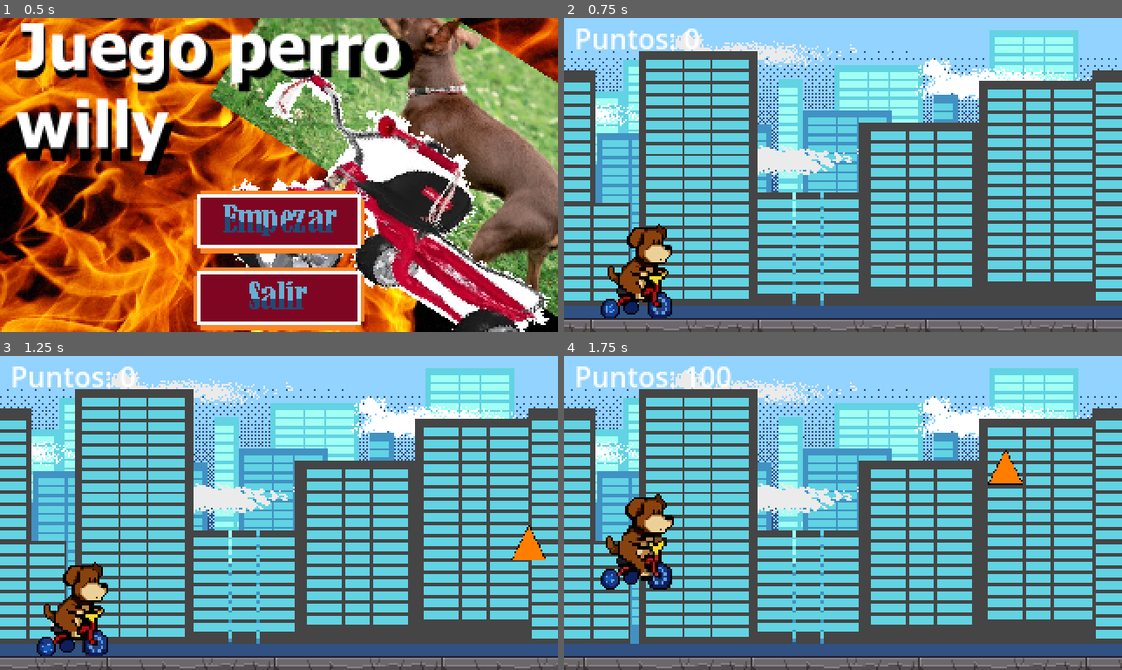
Above: before the commit, frames 1-4 (two rows, left to right).
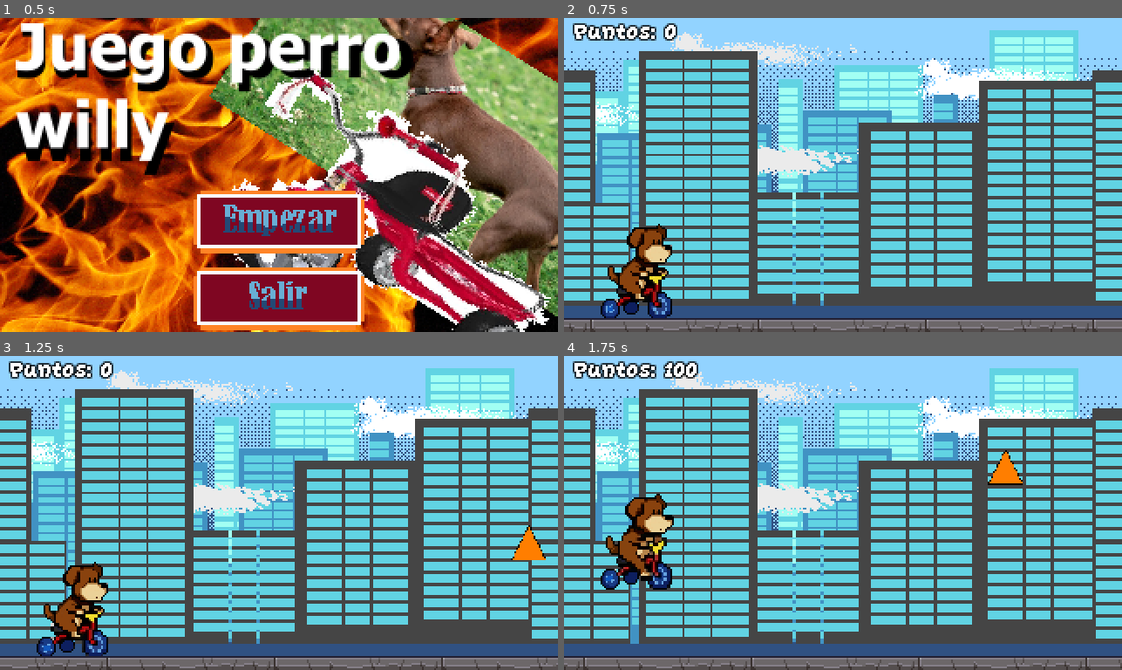
Above: after the commit, the same moments.

Repository: agusgonz/sideproject-gamejam
Game: Godot game, scene res://UI/MenuInicio.tscn
Same seed, same stepped clock (60 frames per second), same inputs: the game is played once before the commit and once after it.
Inputs (mouse positions are in pixels of both pictures, inside the frame that each line leads up to):
- Up to frame 1 (0.5 s): no input
- Up to frame 2 (0.75 s): click (843, 222) at 0.5 s
- Up to frame 3 (1.25 s): no input
- Up to frame 4 (1.75 s): tap Down (crouch) at 1.35 s; tap Space (jump) at 1.52 s

Frame 1 is identical in both runs. In frame 2, 1.1% of the frame differs, in the area x 1-25%, y 1-10%; in frame 3, 1.1%; in frame 4, 1.4%, in the area x 1-30%, y 1-10%.

Commit message:
finished ui

Diff:
--- a/UI/MenuGameOver.tscn
+++ b/UI/MenuGameOver.tscn
@@ -1,6 +1,10 @@
 [gd_scene format=3 uid="uid://07qkgw2vte2n"]
 
 [ext_resource type="Script" uid="uid://bnjobuurgok6d" path="res://UI/menu_game_over.gd" id="1_ivttt"]
+[ext_resource type="Texture2D" uid="uid://braf7bv2fjsys" path="res://art/ui/Reintentar Normalito.png" id="2_tti0j"]
+[ext_resource type="Texture2D" uid="uid://frgwko8p2m3q" path="res://art/ui/Reintentar Señalado.png" id="3_pb4em"]
+[ext_resource type="Texture2D" uid="uid://bie644ehvdhbe" path="res://art/ui/Salir Normalito.png" id="4_q1w4q"]
+[ext_resource type="Texture2D" uid="uid://cajspln2d43vs" path="res://art/ui/Salir Señalado yippee.png" id="5_i0558"]
 
 [node name="MenuGameOver" type="Control" unique_id=264812102]
 layout_mode = 3
@@ -42,15 +46,21 @@
 
 [node name="LabelPuntos" type="Label" parent="MarginContainer/VBoxContainer" unique_id=792630173]
 layout_mode = 2
+theme_override_colors/font_outline_color = Color(0, 0, 0, 1)
+theme_override_constants/outline_size = 3
 text = "Puntos: "
 
-[node name="BotonReintentar" type="Button" parent="MarginContainer/VBoxContainer" unique_id=1010718194]
+[node name="BotonReintentar" type="TextureButton" parent="MarginContainer/VBoxContainer" unique_id=288602107]
 layout_mode = 2
-text = "Reintentar"
+size_flags_horizontal = 4
+texture_normal = ExtResource("2_tti0j")
+texture_hover = ExtResource("3_pb4em")
 
-[node name="BotonSalir" type="Button" parent="MarginContainer/VBoxContainer" unique_id=1734667365]
+[node name="BotonSalir" type="TextureButton" parent="MarginContainer/VBoxContainer" unique_id=1012277479]
 layout_mode = 2
-text = "Salir"
+size_flags_horizontal = 4
+texture_normal = ExtResource("4_q1w4q")
+texture_hover = ExtResource("5_i0558")
 
 [connection signal="pressed" from="MarginContainer/VBoxContainer/BotonReintentar" to="." method="_on_boton_reintentar_pressed"]
 [connection signal="pressed" from="MarginContainer/VBoxContainer/BotonSalir" to="." method="_on_boton_salir_pressed"]
--- a/main.tscn
+++ b/main.tscn
@@ -88,6 +88,8 @@
 offset_left = 6.0
 offset_right = 78.0
 offset_bottom = 23.0
+theme_override_colors/font_outline_color = Color(0, 0, 0, 1)
+theme_override_constants/outline_size = 3
 text = "Puntos: 0"
 script = ExtResource("4_1bvp3")
 
--- a/project.godot
+++ b/project.godot
@@ -21,6 +21,10 @@
 window/size/viewport_width=320
 window/size/viewport_height=180
 window/stretch/mode="viewport"
+
+[gui]
+
+theme/custom_font="uid://n4moo5hj6gyl"
 
 [input]
 
